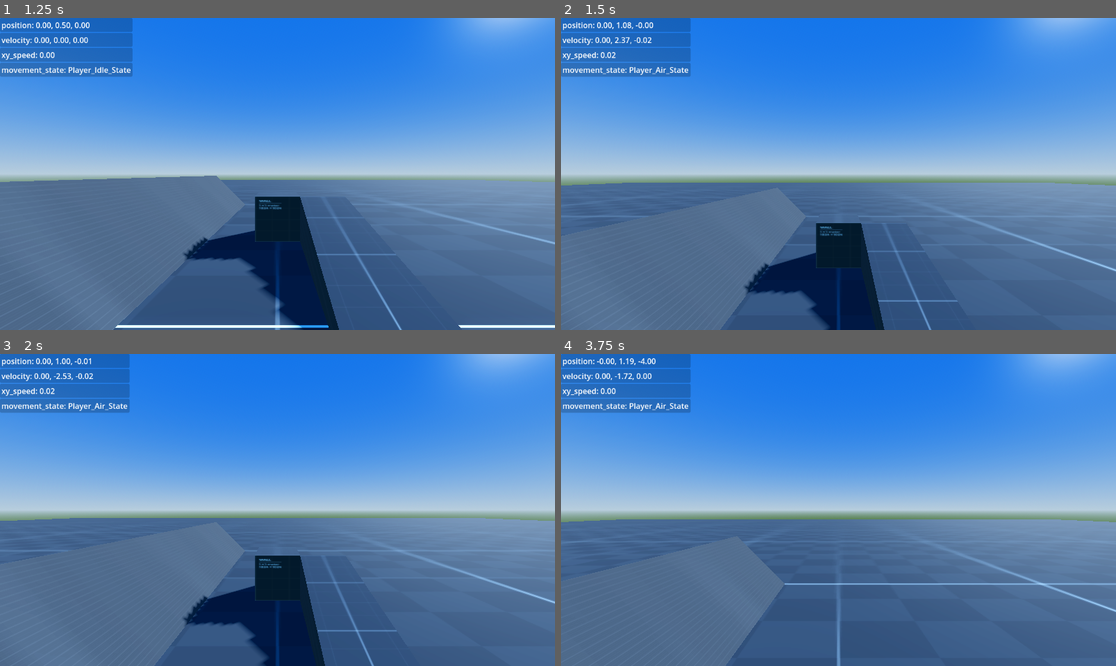
Above: before the commit, frames 1-4 (two rows, left to right).
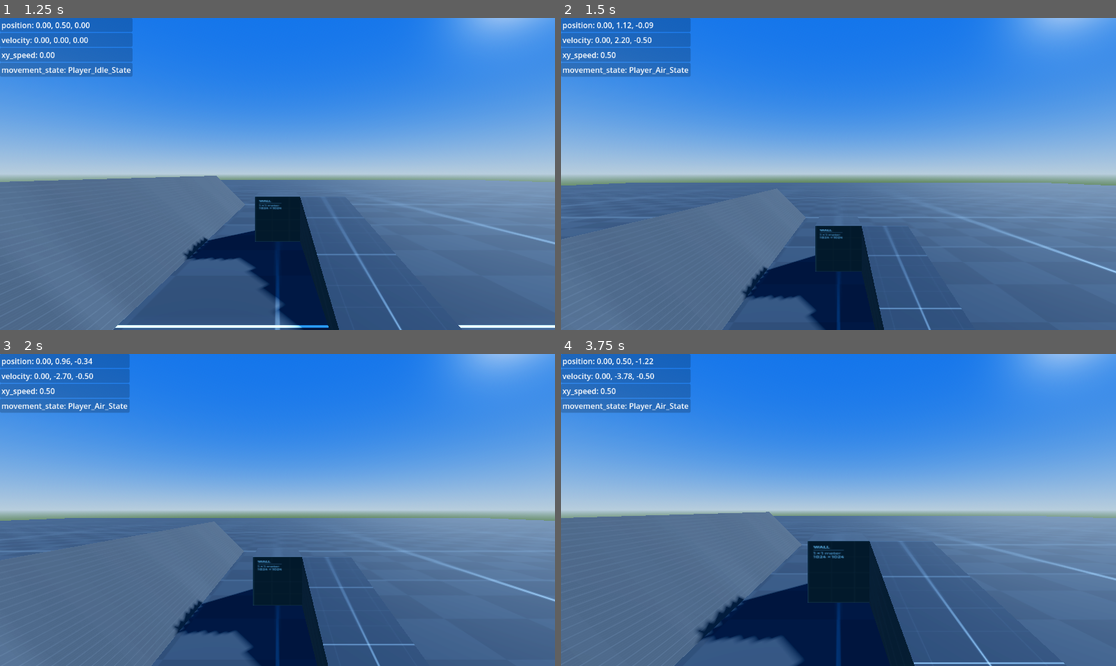
Above: after the commit, the same moments.

Repository: Kestrel280/tethergame
Game: Godot game, scene res://main.tscn
Two runs of this game, one before a commit and one after it. Both use one fixed random seed, a clock stepped at 60 frames per second and the inputs below.
Inputs:
- Up to frame 1 (1.25 s): click "Play" at 0.5 s
- Up to frame 2 (1.5 s): tap Enter at 1.25 s; hold W (move_forward) from 1.28 s (still down); hold Space (jump) from 1.28 s (still down)
- Up to frame 3 (2 s): keep holding W (move_forward); keep holding Space (jump)
- Up to frame 4 (3.75 s): keep holding W (move_forward); release Space (jump) at 2.03 s; tap Space (jump) at 2.1, 2.27, 2.57, 3.6 s; hold Space (jump) 2.78-3.53 s

Frame 1 is identical in both runs. In frame 2, 1.4% of the frame differs, in the area x 2-100%, y 1-100%; in frame 3, 2.0%; in frame 4, 12%, in the area x 0-100%, y 1-100%.

Commit message:
Improve movement: source-style airaccel, central jump function

Diff:
--- a/Player.tscn
+++ b/Player.tscn
@@ -15,6 +15,7 @@
 
 [node name="Player" type="CharacterBody3D"]
 floor_constant_speed = true
+floor_max_angle = 0.698132
 script = ExtResource("1_xhfnw")
 camera_controller_script = ExtResource("2_e80uo")
 input_controller_script = ExtResource("3_cxr5p")
--- a/classes/movement_state.gd
+++ b/classes/movement_state.gd
@@ -14,3 +14,7 @@
 func try_move(dt : float, wish_dir : Vector3, trying_jump : bool) -> StringName:
 	return "";
 	pass;
+
+
+func do_jump():
+	body.velocity.y = body.jump_impulse;
--- a/classes/player.gd
+++ b/classes/player.gd
@@ -16,6 +16,8 @@
 @export_range(0.1, 1.0) var ground_accel = 0.3;
 @export_range(0.1, 1.0) var ground_friction = 0.3;
 @export_range(2.0, 10.0) var jump_impulse = 4.0;
+@export_range(1.0, 3.0) var air_speed_cap = 0.5; # Per-frame max speed to add
+@export_range(1.0, 3.0) var air_accel = 150.0; # How aggressively to apply air_speed_cap
 
 
 func _input(event) -> void:
--- a/player_air_state.gd
+++ b/player_air_state.gd
@@ -7,7 +7,19 @@
 
 func try_move(dt : float, wish_dir : Vector3, trying_jump : bool) -> StringName:
 	if body.is_on_floor():
-		if body.velocity.is_zero_approx(): return Player_Idle_State.state_name;
+
+		# If we landed, but we're trying to jump, immediately re-jump and stay in airmove
+		if trying_jump: do_jump();
+
+		# If we landed, and our velocity is 0 now, go to idle
+		elif body.velocity.is_zero_approx(): return Player_Idle_State.state_name;
+
+		# If we landed, but we have velocity, go to walk
 		else: return Player_Walk_State.state_name;
+
+	var cur_speed_in_wish_dir = wish_dir.dot(body.velocity);
+	var max_speed_to_add = max(0, body.air_speed_cap - cur_speed_in_wish_dir);
+	var speed_to_add_in_wish_dir = clampf(body.air_accel * body.air_speed_cap * dt, 0.0, max_speed_to_add);
+	body.velocity += speed_to_add_in_wish_dir * wish_dir;
 	body.velocity += body.get_gravity() * dt;
 	return self.state_name;
--- a/player_idle_state.gd
+++ b/player_idle_state.gd
@@ -6,7 +6,17 @@
 
 
 func try_move(dt : float, wish_dir : Vector3, trying_jump : bool) -> StringName:
+	# If we slipped off the floor somehow (we're in idle, so the floor must've been pulled from under us), transition to air state
+	if !body.is_on_floor(): return Player_Air_State.state_name;
+
+	# If trying to jump, just jump and transition to air state
+	if trying_jump:
+		body.velocity.y = body.jump_impulse;
+		return Player_Air_State.state_name;
+
+	# Not doing anything at all
 	if wish_dir == Vector3.ZERO: return Player_Idle_State.state_name;
 
+	# Doing something
 	body.velocity += wish_dir * dt;
 	return Player_Walk_State.state_name;
--- a/player_walk_state.gd
+++ b/player_walk_state.gd
@@ -18,13 +18,11 @@
 
 	var wish_vel : Vector3 = body.velocity;
 
-	if !body.is_on_floor(): # TODO maybe do Player_Air_State.try_move()? idk if possible since nonstatic method
-#		Player_Air_State.try_move(dt, wish_dir, trying_jump);
-		return Player_Air_State.state_name;
+	if !body.is_on_floor(): return Player_Air_State.state_name;
 
 	# If trying to jump, just jump and transition to air state
 	if trying_jump:
-		body.velocity.y = body.jump_impulse;
+		do_jump();
 		return Player_Air_State.state_name;
 
 	# If we're actually trying to walk, bypass friction
